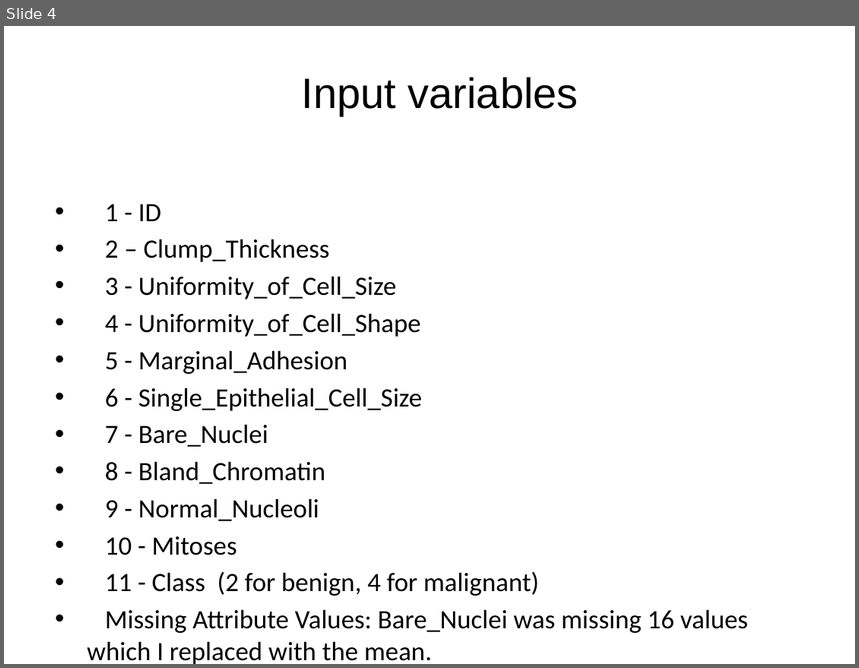
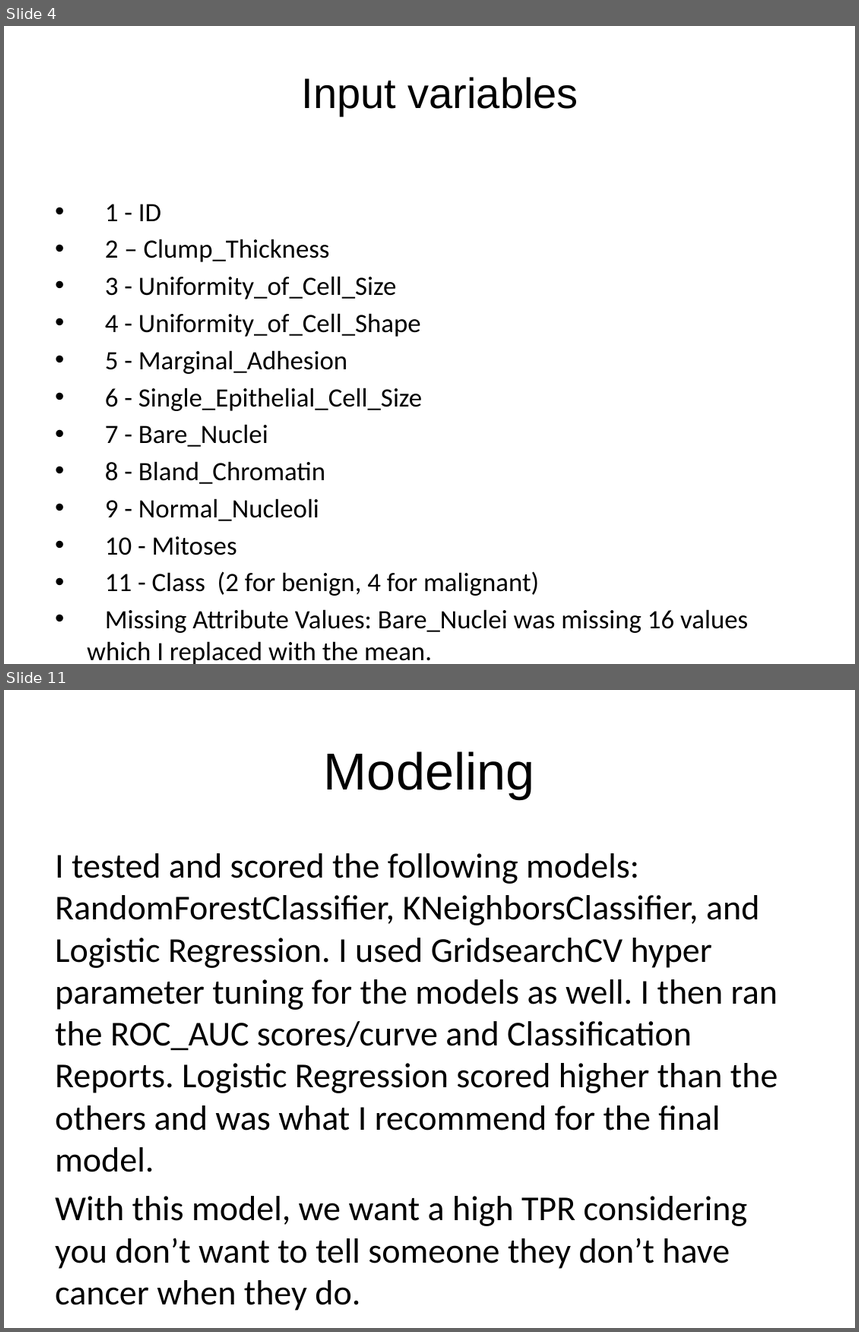
Before and after one commit to delwester/Springboard, a slide deck: Capstone3/Capstone3_FinalPres.pptx. Shown one above the other, each under a label of ours: slide 4 before the commit, slides 4 and 11 after it; the slides between them are not shown. The pictures are 859x668 and 859x1332 pixels, drawn with LibreOffice and Linux fonts; fonts in the diff are those of the drawing. Boxes give left, top, right and bottom in pixels: in the first picture for what was removed or moved away, otherwise in the second. Text is boxed around its words. In the diff, an @@ line names an element or a change of style, - is before the commit and + after.

```diff
--- a/Capstone3/Capstone3_FinalPres.pptx
+++ b/Capstone3/Capstone3_FinalPres.pptx
@@ slide 11 added at (x1=4, y1=690, x2=855, y2=1328), background #FFFFFF @@
@@ title added at (x1=324, y1=752, x2=535, y2=799), 44 pt, text #000000 @@
+Modeling
@@ text added at (x1=55, y1=853, x2=778, y2=1269), 29.6 pt, text #000000 @@
+I tested and scored the following models: RandomForestClassifier, KNeighborsClassifier, and Logistic Regression. I used GridsearchCV hyper parameter tuning for the models as well. I then ran the ROC_AUC scores/curve and Classification Reports. Logistic Regression scored higher than the others and was what I recommend for the final model.
+With this model, we want a high TPR considering you don’t want to tell someone they don’t have cancer when they do.
```
Also in this commit, not shown: 6 slides changed, 7 other slides added, 4 slides removed, 2 other files.
